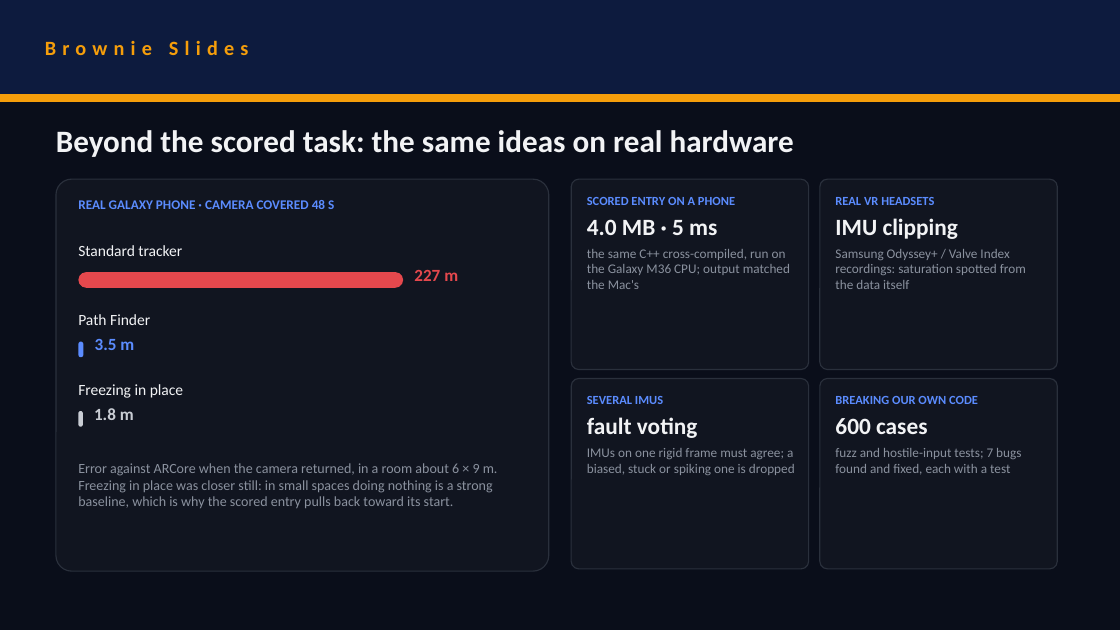
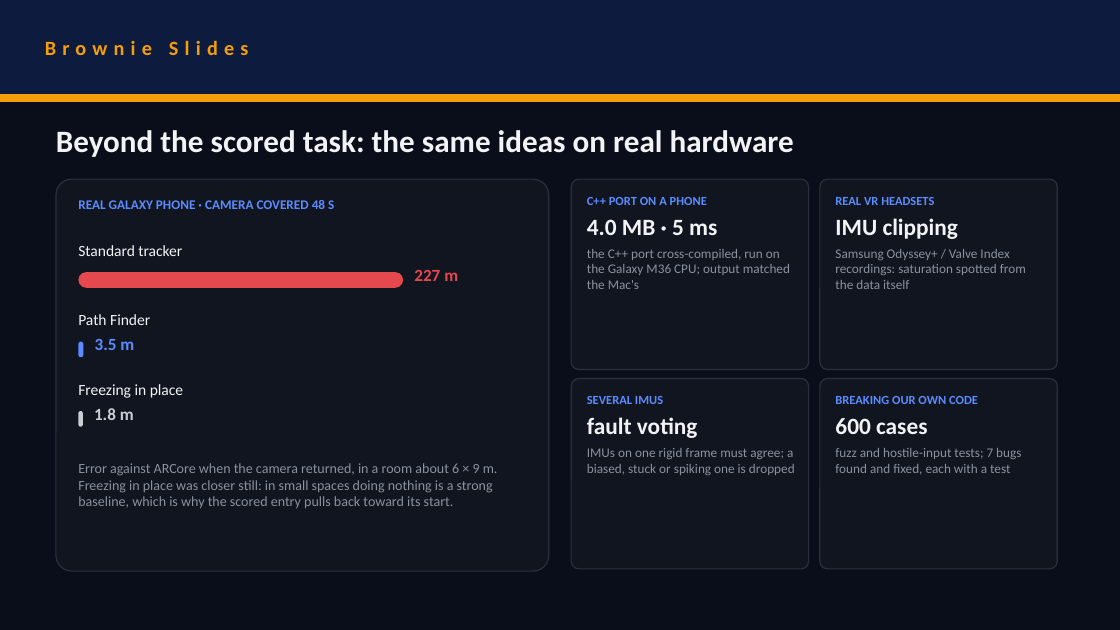
Before and after one commit to rehaanajani/pathfinder-xr, a slide deck: slide 8 of deck/SRMIST_CaliforniaBurrito.pptx. Drawn at 1120x630 pixels with LibreOffice and Linux fonts; fonts in the diff are those of the drawing. Boxes give left, top, right and bottom in pixels: in the first picture for what was removed or moved away, otherwise in the second. Text is boxed around its words. In the diff, an @@ line names an element or a change of style, - is before the commit and + after.

Commit message:
Updated the deck to the final numbers, the Python entry and the new drone stages

```diff
--- a/deck/SRMIST_CaliforniaBurrito.pptx
+++ b/deck/SRMIST_CaliforniaBurrito.pptx
@@ text at (x1=587, y1=197, x2=707, y2=205): text changed @@
-SCORED ENTRY ON A PHONE
+C++ PORT ON A PHONE
@@ text at (x1=587, y1=249, x2=790, y2=289): text changed @@
-the same C++ cross-compiled, run on the Galaxy M36 CPU; output matched the Mac's
+the C++ port cross-compiled, run on the Galaxy M36 CPU; output matched the Mac's
```
Also in this commit, not shown: 6 other slides changed, 5 other files.
